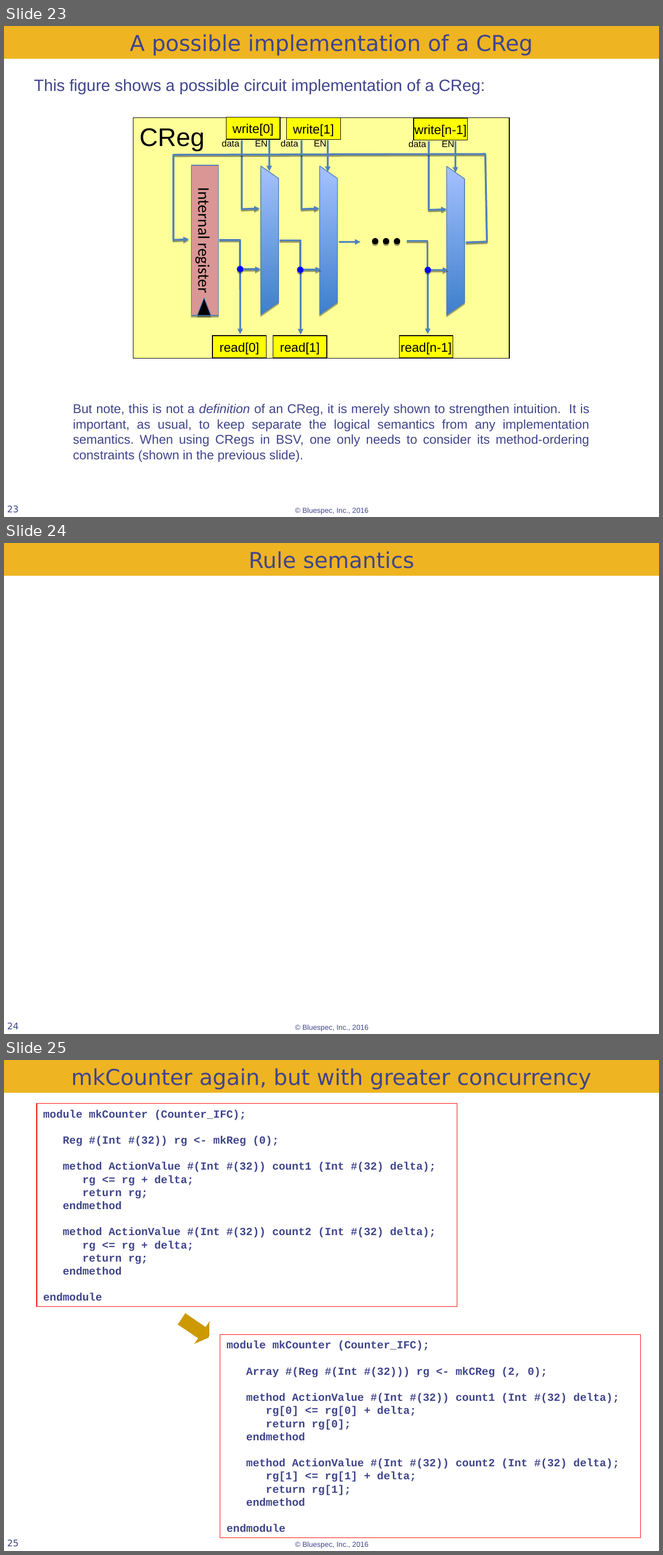
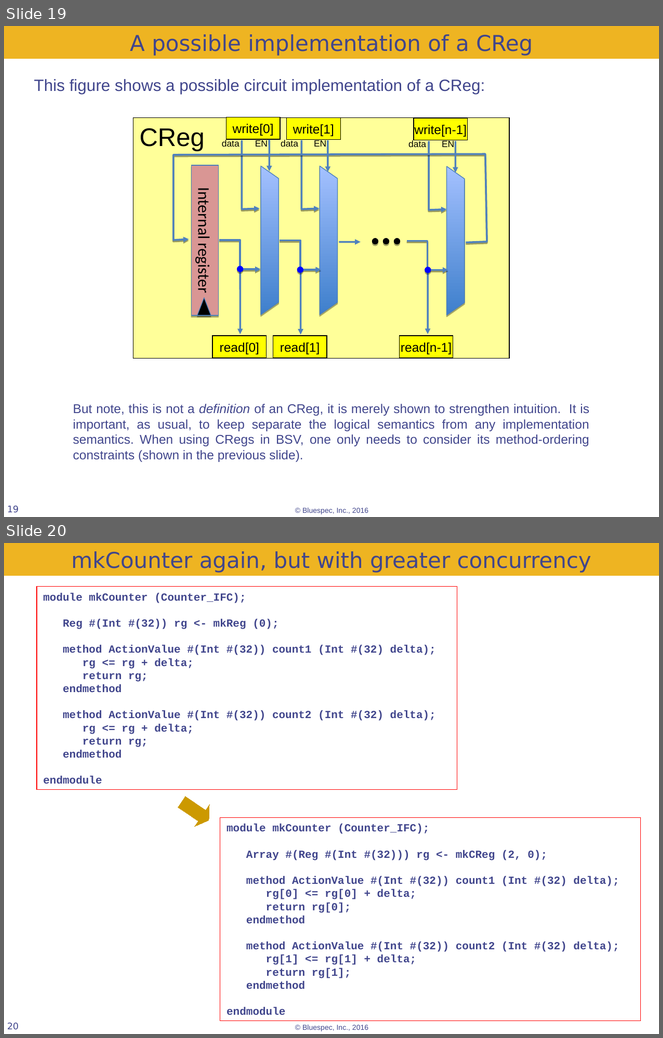
Before and after one commit to rsnikhil/Bluespec_BSV_Formal_Semantics, a slide deck: BSV_Semantics.odp. Shown one above the other, each under a label of ours: slides 23, 24 and 25 before the commit, slides 19 and 20 after it. The pictures are 663x1555 and 663x1038 pixels, drawn with LibreOffice and Linux fonts; fonts in the diff are those of the drawing; background and template pictures are left out. Boxes give left, top, right and bottom in pixels: in the first picture for what was removed or moved away, otherwise in the second. Text is boxed around its words. In the diff, an @@ line names an element or a change of style, - is before the commit and + after.

```diff
--- a/BSV_Semantics.odp
+++ b/BSV_Semantics.odp
@@ slide 24 removed at (4,543,659,1034), background #FFFFFF; not listed: 1 template element that a slide beside it also shows @@
@@ rectangle removed at (4,543,659,576) @@
-Rule semantics
@@ page number removed at (7,1023,19,1030) @@
-24
@@ what was slide 23 is now slide 19 @@
@@ page number at (7,506,19,513): text changed @@
-23
+19
@@ what was slide 25 is now slide 20 @@
@@ page number at (7,1023,19,1030): text changed @@
-25
+20
```
Also in this commit, not shown: 7 slides changed, 8 slides added, 4 other slides removed.
